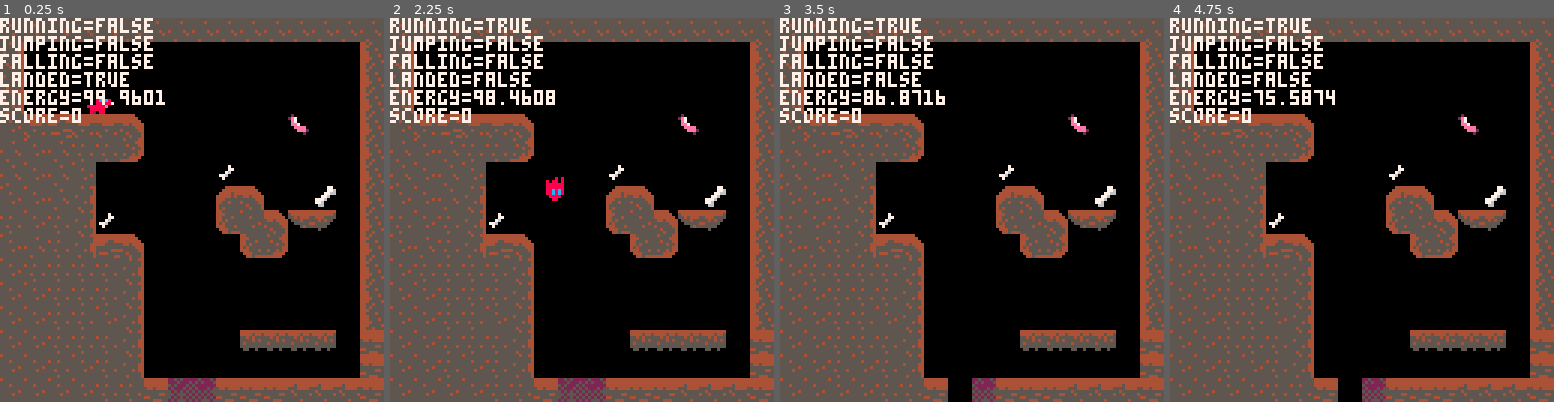
Above: before the commit, frames 1-4 (left to right).
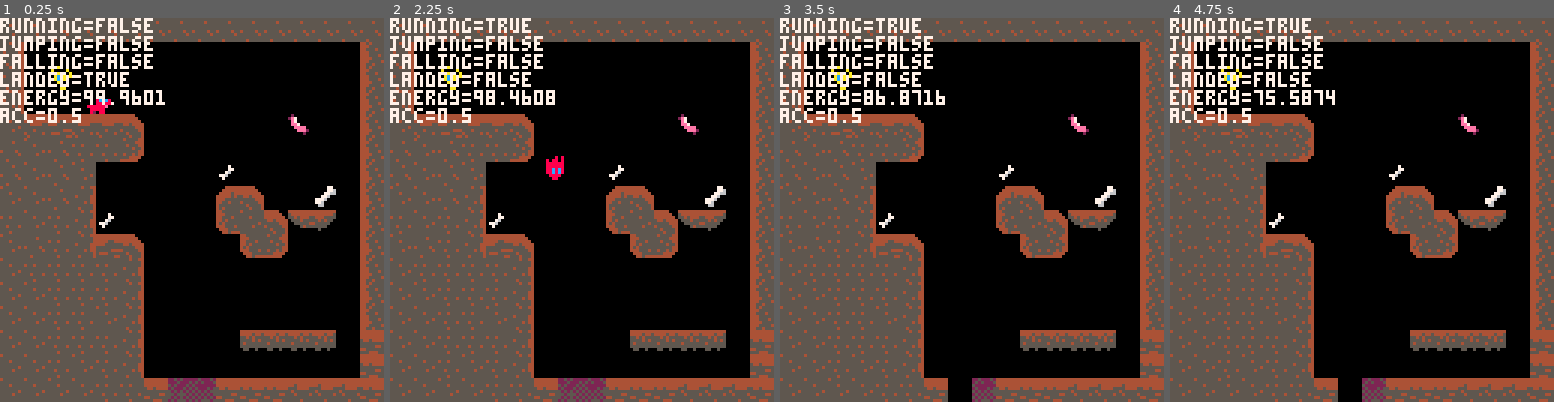
Above: after the commit, the same moments.

Repository: phf5kw/GoodBoy
Game: PICO-8 cartridge game1.p8
Same seed, same stepped clock (60 frames per second), same inputs: the game is played once before the commit and once after it.
Inputs:
- Up to frame 1 (0.25 s): no input
- Up to frame 2 (2.25 s): tap O (Z key) at 0.7, 1.7, 2.1 s; hold Right 1.6-2.1 s; hold Up from 2.15 s (still down)
- Up to frame 3 (3.5 s): release Up at 2.42 s; hold Right 2.47-3.03 s; tap O (Z key) at 2.5, 2.9, 3.3 s; hold Left from 3.08 s (still down)
- Up to frame 4 (4.75 s): release Left at 3.58 s; tap O (Z key) at 3.7, 4.1, 4.5 s; hold Right 4.02-4.68 s; hold Up from 4.73 s (still down)

The runs differ from the first frame. In frame 1, 0.3% of the frame differs, in the area x 0-22%, y 12-28%; in frame 2, 0.7%, in the area x 0-46%, y 12-48%; in frame 3, 0.3%; in frame 4, 0.3%.

Commit message:
yellow dog

Diff:
--- a/game1.p8
+++ b/game1.p8
@@ -25,6 +25,7 @@
 		falling=false,
 		landed=false,
 		barreling=false,
+		power=false,
 		energy=100,
 		score=0,
 	}
@@ -54,7 +55,7 @@
 	print("falling="..tostring(player.falling),0,12,7)
 	print("landed="..tostring(player.landed),0,18,7)
 	print("energy="..tostring(player.energy),0,24,7)
-	print("score="..tostring(player.score),0,30,7)
+	print("acc="..tostring(acc),0,30,7)
 
 	--print("energy="..tostring(player.energy),0,24,7)
 	--print("barreling="..tostring(player.barreling),0,30,7)
@@ -133,23 +134,34 @@
 	return collide
 end
 -->8
---player
+--player update
 
 function player_update()
 	--physics
 	player.dy+=gravity
 	player.dx*=friction
-	--player.just_landed=false
+
+	max_dy=player.max_dy
+	max_dx=player.max_dx
+	acc=player.acc
+
+	if player.power then
+		max_dy=9.5
+		max_dx=3
+		acc=5--not inc?
+	elseif player.barreling then
+		max_dy=8.5
+	end
 
 	--controls
 	if player.barreling then
 		player.dx=0
 	elseif btn(⬅️) then
-		player.dx-=player.acc
+		player.dx-=acc
 		player.running=true
 		player.flp=true
 	elseif btn(➡️) then
-		player.dx+=player.acc
+		player.dx+=acc
 		player.running=true
 		player.flp=false
 	else
@@ -190,11 +202,9 @@
 
 	--check collision up and down
 	if player.dy>0 then
-		local max_dy=player.max_dy
+
 		if not player.barreling then
 			player.falling=true
-		else
-			max_dy=9
 		end
 		player.landed=false
 		player.jumping=false
@@ -259,7 +269,12 @@
 
 	--sausage :)
 	if del_mapobj(player,5) then
-		player.energy+=10
+		player.energy+=20
+	end
+
+	--powerup
+	if del_mapobj(player,6) then
+		player.power=true
 	end
 
 	--energy
@@ -267,45 +282,48 @@
 
 end
 
---animation
+function limit_speed(num,maximum)
+	return mid(-maximum,num,maximum)
+end
+-->8
+--player animation
 function player_animate()
+	offset=0
+	if player.power then
+		offset=16
+	end
+
 	if player.jumping then
-		player.sp=6
+		player.sp=6+offset
 		if player.dy>1 then
-			player.sp=7
+			player.sp=7+offset
 		end
 	elseif player.falling then
-		player.sp=7
+		player.sp=7+offset
 		if player.dy>1 then
-			player.sp=8
-		end
-	--elseif player.just_landed then
-		--player.sp=10
+			player.sp=8+offset
+		end
 	elseif player.barreling then
-		player.sp=10
+		player.sp=10+offset
 	elseif player.running then
 		if time()-player.anim>.12 then
 			player.anim=time()
-			if player.sp==4 then
-				player.sp=3
+			if player.sp==4 or player.sp==4+offset then
+				player.sp=3+offset
 			else
-				player.sp=4
+				player.sp=4+offset
 			end
 		end
 	else --idle
 		if time()-player.anim>.3 then
 			player.anim=time()
-			if player.sp==1 then
-				player.sp=2
+			if player.sp==1 or player.sp==1+offset then
+				player.sp=2+offset
 			else
-				player.sp=1
+				player.sp=1+offset
 			end
 		end
 	end
-end
-
-function limit_speed(num,maximum)
-	return mid(-maximum,num,maximum)
 end
 __gfx__
 00000000000000000000000000000000000000000000000000080800000000000000000000000000000080800080080000000000000000000000077000000000
@@ -316,14 +334,14 @@
 00700700888888e0088888e008888800088888888888880008888000820002800828888808888888088c8c80088c8c8000700000077600000776000007776000
 0000000008888800088888008200028008888000088888000080200000000000000808008888880000888800008c8c8000000000007000000066000007760000
 00000000082088000820880000000000082080000820880000000000000000000000000008208800000880000008880000000000000000000000000000660000
-000000000000000000000000000000000000000000000000000a0a000000000000000000000000000000a0a000a00a0000000000020000000000000000000000
-000000000000000000000000000a0a000000000000000000000acaca000a0a000a000000000000000a0aa0a000aa0a00020000002e7000000000000000000000
-00000000000a0a00000a0a00000acaca00000000000a0a00000aaaaa000acaca0aaaa000000000000aaaaaa000aa0aa02e7000000e7000000000000000000000
-00000000000acaca000acacaa00aaaaa000a0a00000acaca00aaaa00aaaaaaaa0aaaaa00000a0a000aaaaaa000aaaaa00e7000000ee700000000000000000000
-00000000000aaaaaa00aaaaa0aaaaa00a00acaca000aaaaa00aaaaa00aaaaa000aaacaca000aaaaa0aacaca00aaaaaa00ee7000000eeee000000000000000000
-00000000aaaaaae00aaaaae00aaaaa000aaaaaaaaaaaaa000aaaa000a90009a00a9aaaaa0aaaaaaa0aacaca00aacaca000eeee00000eee200000000000000000
-000000000aaaaa000aaaaa00a90009a00aaaa0000aaaaa0000a0900000000000000a0a00aaaaaa0000aaaa0000acaca0000eee20000002000000000000000000
-000000000a90aa000a90aa00000000000a90a0000a90aa000000000000000000000000000a90aa00000aa000000aaa0000000200000000000000000000000000
+000000000000000000000000000000000000000000000000000a0a000000000000000000000000000000a0a000a00a00000000000200000000aa000000000000
+000000000000000000000000000a0a000000000000000000000acaca000a0a000a000000000000000a0aa0a000aa0a00020000002e7000000a0000a000000000
+00000000000a0a00000a0a00000acaca00000000000a0a00000aaaaa000acaca0aaaa000000000000aaaaaa000aa0aa02e7000000e700000000aa00a00000000
+00000000000acaca000acacaa00aaaaa000a0a00000acaca00aaaa00aaaaaaaa0aaaaa00000a0a000aaaaaa000aaaaa00e7000000ee7000000ac7a0a00000000
+00000000000aaaaaa00aaaaa0aaaaa00a00acaca000aaaaa00aaaaa00aaaaa000aaacaca000aaaaa0aacaca00aaaaaa00ee7000000eeee00a0acca0000000000
+00000000aaaaaae00aaaaae00aaaaa000aaaaaaaaaaaaa000aaaa000a90009a00a9aaaaa0aaaaaaa0aacaca00aacaca000eeee00000eee20a00aa00000000000
+000000000aaaaa000aaaaa00a90009a00aaaa0000aaaaa0000a0900000000000000a0a00aaaaaa0000aaaa0000acaca0000eee20000002000a0000a000000000
+000000000a90aa000a90aa00000000000a90a0000a90aa000000000000000000000000000a90aa00000aa000000aaa0000000200000000000000aa0000000000
 00000000000000000000000000000000000000000000000000000000000000000000000000000000000000000000000000000000000000000000000000000000
 00000000000000000000000000000000000000000000000000000000000000000000000000000000000000000000000000000000000000000000000000000000
 00000000000000000000000000000000000000000000000000000000000000000000000000000000000000000000000000000000000000000000000000000000
@@ -373,12 +391,12 @@
 05500500000005000050000000000000000000000000000055525252555255520000000000000000000000000000000000000000000000000000000000000000
 00000000000000000000000000000000000000000000000025222525252525250000000000000000000000000000000000000000000000000000000000000000
 __gff__
-0001010000010000000000000808100000010100000100000000000020200000000000000000000000000000000000000000000000000000000000000000000003030303030303030000000000000000030303030303030300000000000000000303030303030707000000000000000001010101000007070000000000000000
+0001010000010000000000000808100000010100000100000000000020204000000000000000000000000000000000000000000000000000000000000000000003030303030303030000000000000000030303030303030300000000000000000303030303030707000000000000000001010101000007070000000000000000
 0000000000000000000000000000000000000000000000000000000000000000000000000000000000000000000000000000000000000000000000000000000000000000000000000000000000000000000000000000000000000000000000000000000000000000000000000000000000000000000000000000000000000000
 __map__
 5050525252525252525252525252525200000000000000000000000000000000000000000000000000000000000000000000000000000000000000000000000000000000000000000000000000000000000000000000000000000000000000000000000000000000000000000000000000000000000000000000000000000000
 4748484849000000000000000000005600000000000000000000000000000000000000000000000000000000000000000000000000000000000000000000000000000000000000000000000000000000000000000000000000000000000000000000000000000000000000000000000000000000000000000000000000000000
-4734485859000000000000000000005600000000000000000000000000000000000000000000000000000000000000000000000000000000000000000000000000000000000000000000000000000000000000000000000000000000000000000000000000000000000000000000000000000000000000000000000000000000
+47341e5859000000000000000000005600000000000000000000000000000000000000000000000000000000000000000000000000000000000000000000000000000000000000000000000000000000000000000000000000000000000000000000000000000000000000000000000000000000000000000000000000000000
 4749484969000000000000000000005600000000000000000000000000000000000000000000000000000000000000000000000000000000000000000000000000000000000000000000000000000000000000000000000000000000000000000000000000000000000000000000000000000000000000000000000000000000
 5040454040430000000000001d00005600000000000000000000000000000000000000000000000000000000000000000000000000000000000000000000000000000000000000000000000000000000000000000000000000000000000000000000000000000000000000000000000000000000000000000000000000000000
 5250525151630000000000000000005600000000000000000000000000000000000000000000000000000000000000000000000000000000000000000000000000000000000000000000000000000000000000000000000000000000000000000000000000000000000000000000000000000000000000000000000000000000
